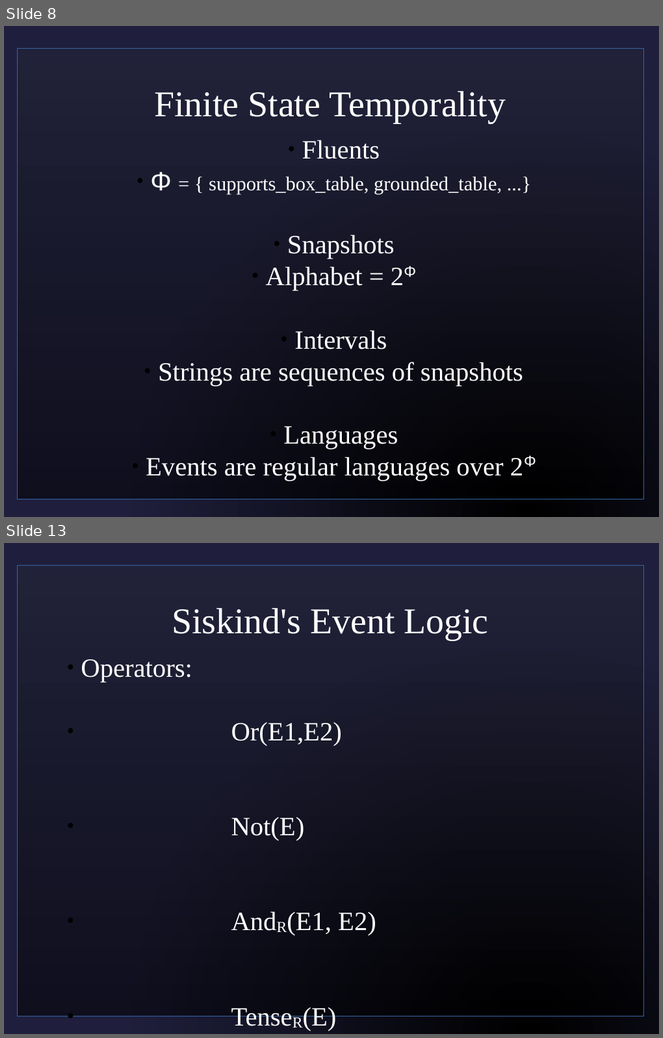
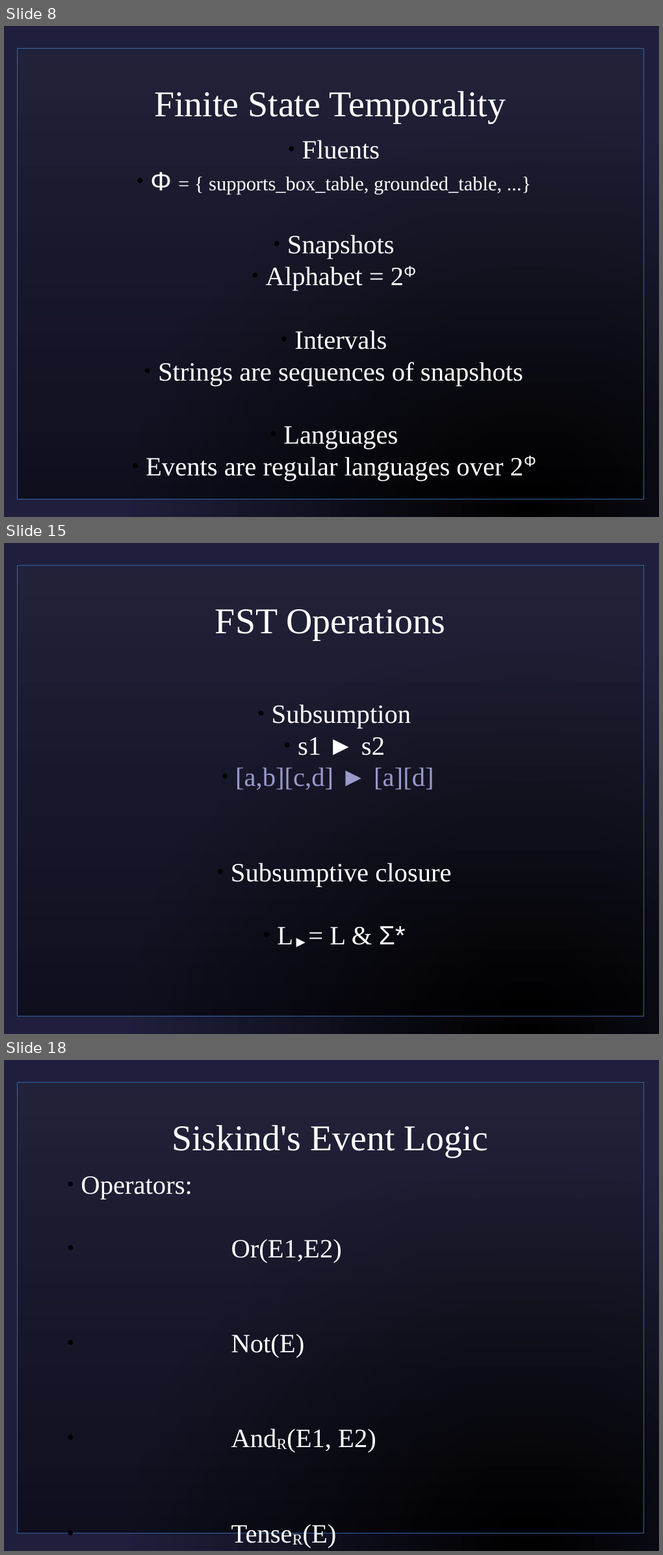
Before and after one commit to sjf/eventlogic, a slide deck: pres1.odp. Shown one above the other, each under a label of ours: slides 8 and 13 before the commit, slides 8, 15 and 18 after it; the slides between them are not shown. The pictures are 663x1038 and 663x1555 pixels, drawn with LibreOffice and Linux fonts; fonts in the diff are those of the drawing; background and template pictures are left out. Boxes give left, top, right and bottom in pixels: in the first picture for what was removed or moved away, otherwise in the second. Text is boxed around its words. In the diff, an @@ line names an element or a change of style, - is before the commit and + after.

```diff
--- a/pres1.odp
+++ b/pres1.odp
@@ slide 15 added at [4, 543, 659, 1034], background picture (left out); not listed: 1 template element that a slide beside it also shows @@
@@ title added at [215, 609, 445, 641], 44 pt, text #FFFFFF @@
+FST Operations
@@ subtitle added at [231, 704, 451, 945], 32 pt, text #FFFFFF @@
+  ● Subsumption
+  ● s1 ► s2
+  ● [a,b][c,d] ► [a][d]
+  ● Subsumptive closure
+  ● L►= L & Σ*
@@ what was slide 13 is now slide 18 @@
```
Also in this commit, not shown: 7 slides changed, 8 other slides added, 6 slides removed, 1 other file.
